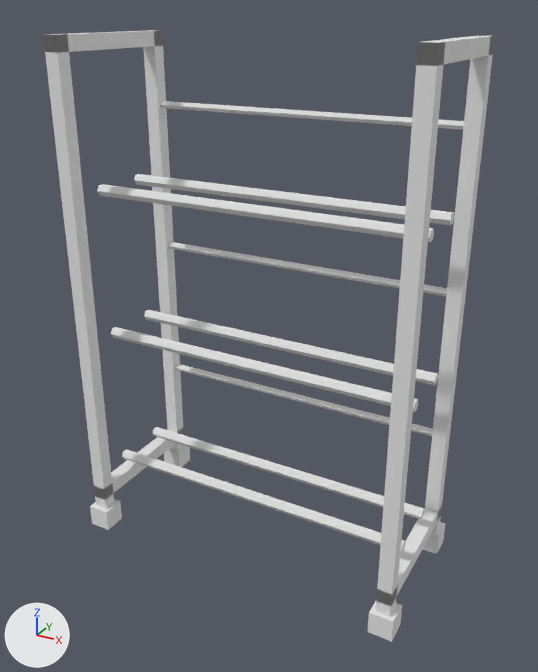
The glTF model assets/models/furniture/filament_rack_small.glb, before and after one commit.
Camera for both pictures: a camera (50 mm lens) standing at (0.692, -1.238, 1.123) and looking at (0.016, -0.008, 0.508). Every picture has the same lights, and +X, +Y and +Z are marked at lower left. The first picture is the older version. Vertices at exactly the same position are counted once.

In view in the first picture: 'filament_rack_small'.
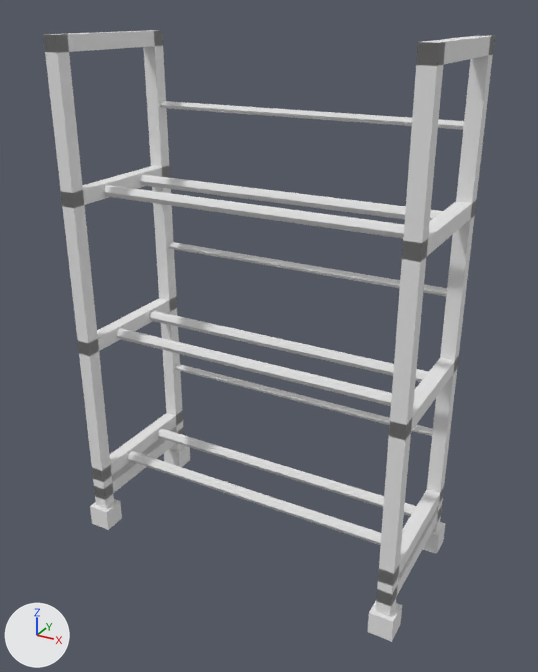
Commit message: Filament rack: carry the rails on the end frames

What the commit changed:
me_filament_rack_small is used by ob_filament_rack_small; location (0.0, 0.0, 0.0).
me_filament_rack_small had 204 vertices, 324 faces and spanned x -0.376..0.376, y -0.17..0.17, z 0.0..1.08.
me_filament_rack_small now has 252 vertices, 396 faces and spans x -0.376..0.376, y -0.17..0.17, z 0.0..1.08.
me_filament_rack_small part 1: a new loose piece, a box spanning x -0.366..-0.336, y -0.16..0.16, z 0.765..0.795, in mat_palette_flat (white #e7e7e7).
me_filament_rack_small part 2: a new loose piece, a box spanning x 0.336..0.366, y -0.16..0.16, z 0.765..0.795, in mat_palette_flat (white #e7e7e7).
me_filament_rack_small part 3: a new loose piece, a box spanning x -0.366..-0.336, y -0.16..0.16, z 0.445..0.475, in mat_palette_flat (white #e7e7e7).
me_filament_rack_small part 4: a new loose piece, a box spanning x 0.336..0.366, y -0.16..0.16, z 0.445..0.475, in mat_palette_flat (white #e7e7e7).
me_filament_rack_small part 5: a new loose piece, a box spanning x -0.366..-0.336, y -0.16..0.16, z 0.125..0.155, in mat_palette_flat (white #e7e7e7).
me_filament_rack_small part 6: a new loose piece, a box spanning x 0.336..0.366, y -0.16..0.16, z 0.125..0.155, in mat_palette_flat (white #e7e7e7).
Other edits to the shape of me_filament_rack_small do not show in these pictures.

What differs and where, as boxes [x1, y1, x2, y2] in the pictures (538 x 672 px):
part 1 of me_filament_rack_small, added
    after: [61, 165, 170, 208]
part 2 of me_filament_rack_small, added
    after: [402, 202, 476, 262]
part 3 of me_filament_rack_small, added
    after: [78, 297, 177, 356]
part 4 of me_filament_rack_small, added
    after: [389, 356, 459, 440]
part 5 of me_filament_rack_small, added
    after: [92, 411, 183, 481]
part 6 of me_filament_rack_small, added
    after: [378, 489, 444, 586]
